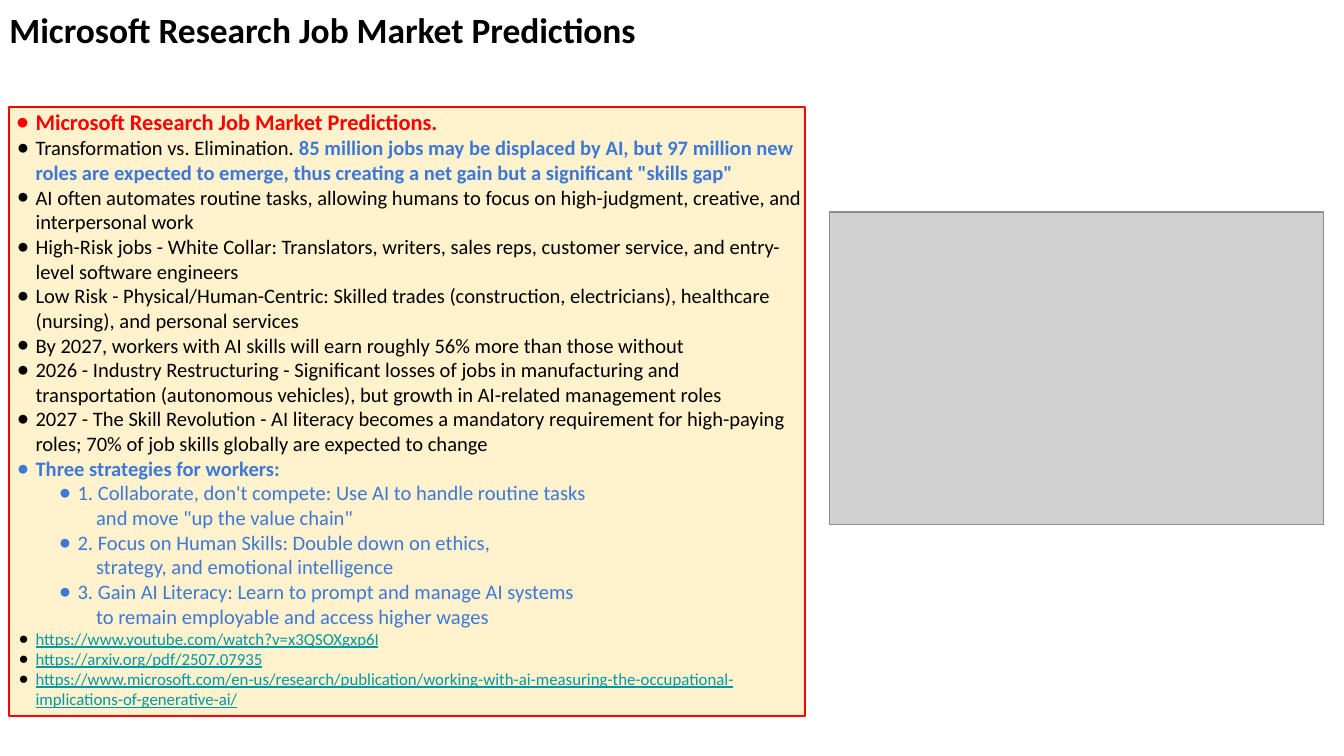
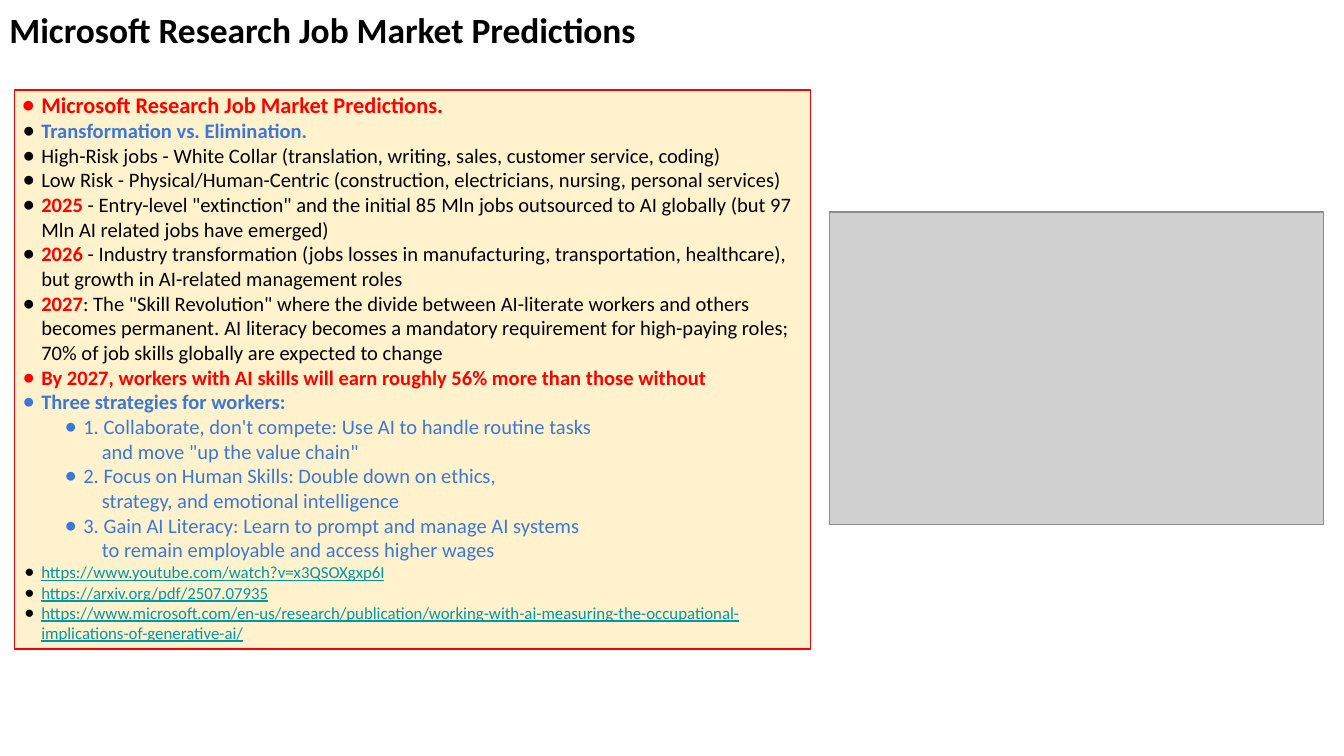
Before and after one commit to lselector/seminar, a slide deck: slide 20 of 2026/2026-01-23-AI-Updates.pptx (slide 21 before the commit). Drawn at 1344x756 pixels with LibreOffice and Linux fonts; fonts in the diff are those of the drawing; grey boxes stand for pictures. Boxes give left, top, right and bottom in pixels: in the first picture for what was removed or moved away, otherwise in the second. Text is boxed around its words. In the diff, an @@ line names an element or a change of style, - is before the commit and + after.

```diff
--- a/2026/2026-01-23-AI-Updates.pptx
+++ b/2026/2026-01-23-AI-Updates.pptx
@@ rectangle "Microsoft Research Job Market Predictions." resized from (x1=9, y1=108, x2=805, y2=716) to (x1=15, y1=90, x2=810, y2=649) @@
@@ text in rectangle at (x1=41, y1=123, x2=791, y2=364): text changed @@
-● Transformation vs. Elimination. 85 million jobs may be displaced by AI, but 97 million new roles are expected to emerge, thus creating a net gain but a significant "skills gap"
-● AI often automates routine tasks, allowing humans to focus on high-judgment, creative, and interpersonal work
-● High-Risk jobs - White Collar: Translators, writers, sales reps, customer service, and entry-level software engineers
-● Low Risk - Physical/Human-Centric: Skilled trades (construction, electricians), healthcare (nursing), and personal services
+● Transformation vs. Elimination.
+● High-Risk jobs - White Collar (translation, writing, sales, customer service, coding)
+● Low Risk - Physical/Human-Centric (construction, electricians, nursing, personal services)
+● 2025 - Entry-level "extinction" and the initial 85 Mln jobs outsourced to AI globally (but 97 Mln AI related jobs have emerged)
+● 2026 - Industry transformation (jobs losses in manufacturing, transportation, healthcare), but growth in AI-related management roles
+● 2027: The "Skill Revolution" where the divide between AI-literate workers and others becomes permanent. AI literacy becomes a mandatory requirement for high-paying roles; 70% of job skills globally are expected to change
@@ text in rectangle at (x1=36, y1=362, x2=784, y2=455): paragraphs removed @@
-● 2026 - Industry Restructuring - Significant losses of jobs in manufacturing and transportation (autonomous vehicles), but growth in AI-related management roles
-● 2027 - The Skill Revolution - AI literacy becomes a mandatory requirement for high-paying roles; 70% of job skills globally are expected to change
@@ text in rectangle at (x1=41, y1=370, x2=706, y2=389): text colour #000000 to #FF0000, bold on in "By 2027, workers with AI skills will ..."; bullet colour #000000 to #FF0000 @@
```
Also in this commit, not shown: 9 other slides changed, 1 slide removed, 1 other file.
